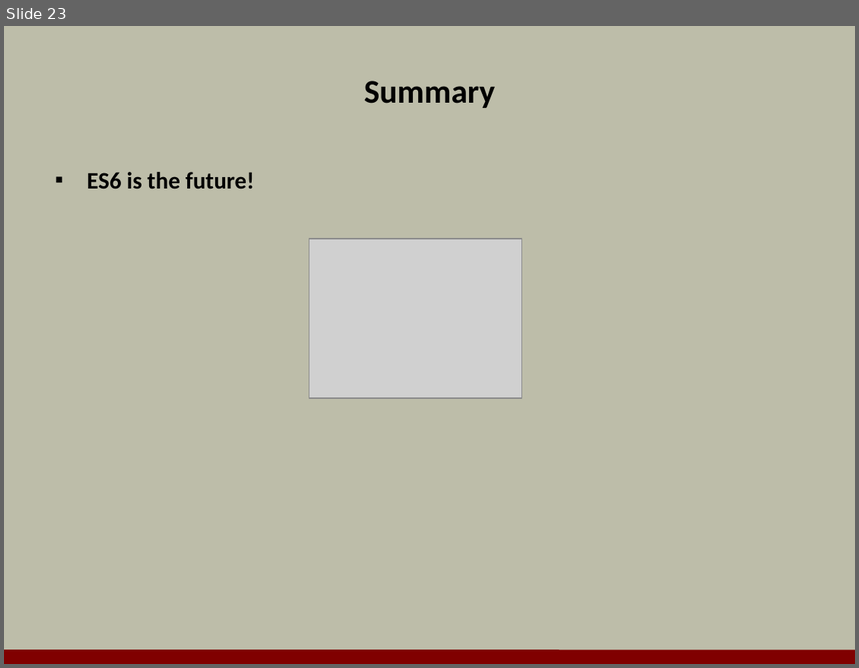
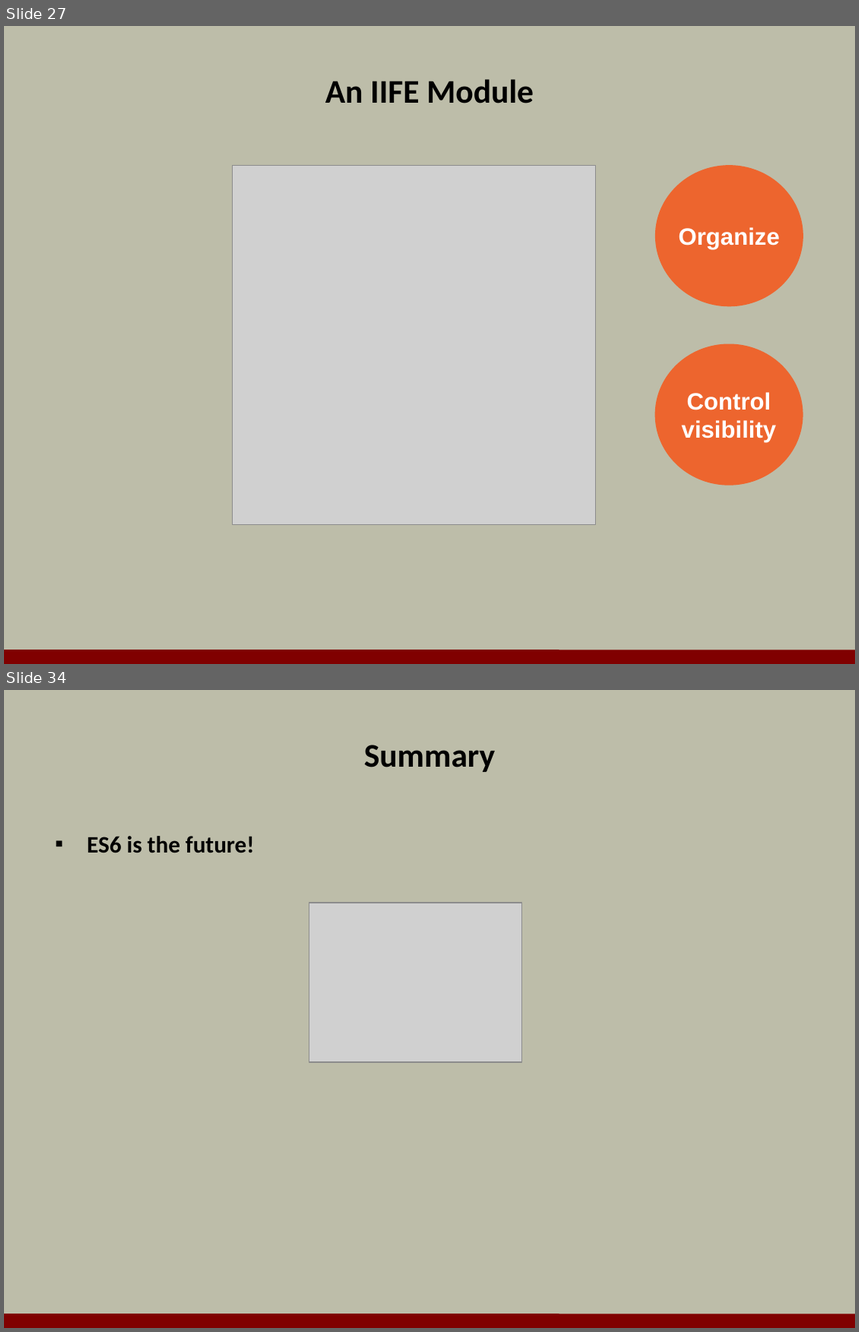
Before and after one commit to OdeToCode/classes, a slide deck: angularjs/slides/11_es6.pptx. Shown one above the other, each under a label of ours: slide 23 before the commit, slides 27 and 34 after it; the slides between them are not shown. The pictures are 859x668 and 859x1332 pixels, drawn with LibreOffice and Linux fonts; fonts in the diff are those of the drawing; grey boxes stand for pictures; background and template pictures are left out. Boxes give left, top, right and bottom in pixels: in the first picture for what was removed or moved away, otherwise in the second. Text is boxed around its words. In the diff, an @@ line names an element or a change of style, - is before the commit and + after.

```diff
--- a/angularjs/slides/11_es6.pptx
+++ b/angularjs/slides/11_es6.pptx
@@ slide 27 added at bbox=[4, 26, 855, 664], background #BDBDA9; not listed: 1 template element that a slide beside it also shows @@
@@ title added at bbox=[325, 79, 534, 104], 28 pt, text #000000, bold @@
+An IIFE Module
@@ picture added at bbox=[232, 166, 595, 525] @@
@@ ellipse added at bbox=[655, 166, 804, 307], fill #ED652E, 20 pt, text #FFFFFF, bold @@
+Organize
@@ ellipse added at bbox=[655, 344, 804, 486], fill #ED652E, 20 pt, text #FFFFFF, bold @@
+Control
+visibility
@@ what was slide 23 is now slide 34 @@
```
Also in this commit, not shown: 6 slides changed, 23 other slides added, 13 slides removed, 1 other file.
